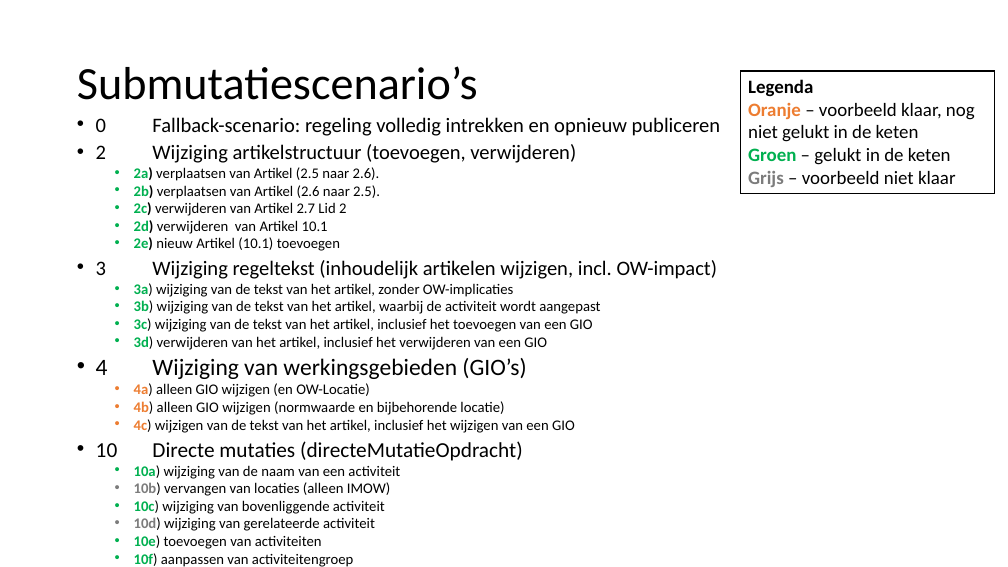
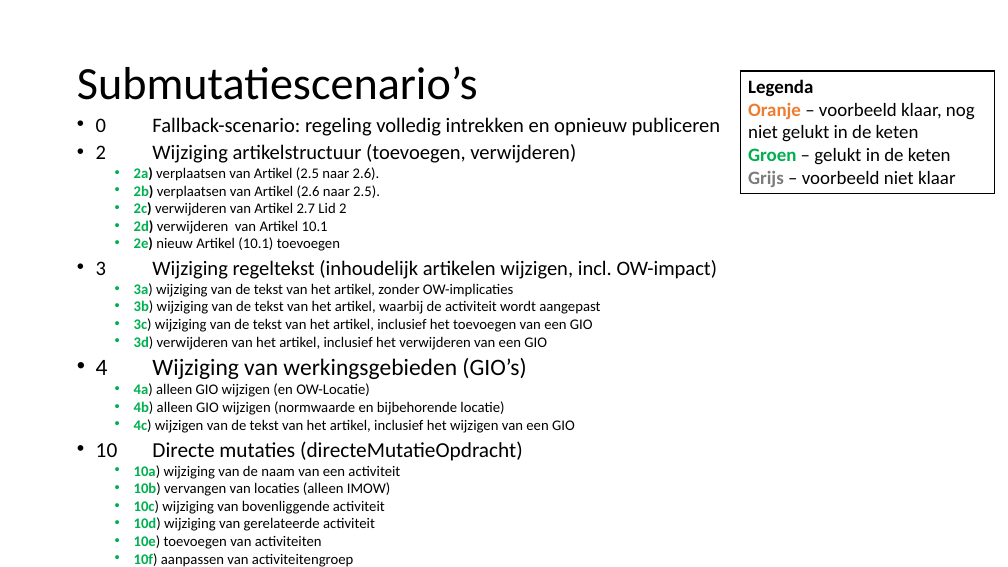
Before and after one commit to Geonovum/xml_omgevingsplan_gemeentestad, a slide deck: slide 5 of Submutatiescenario_s.pptx (slide 6 before the commit). Drawn at 1008x567 pixels with LibreOffice and Linux fonts; fonts in the diff are those of the drawing. Boxes give left, top, right and bottom in pixels: in the first picture for what was removed or moved away, otherwise in the second. Text is boxed around its words. In the diff, an @@ line names an element or a change of style, - is before the commit and + after.

```diff
--- a/Submutatiescenario_s.pptx
+++ b/Submutatiescenario_s.pptx
@@ text at bbox=[134, 383, 575, 531]: text colour #ED7D31 to #00B050 in "4a)", "4b)", "4c)"; text colour #7C7C7C to #00B050 in "10b)", "10d)" @@
```
Also in this commit, not shown: 1 other slide changed, 3 slides removed.
